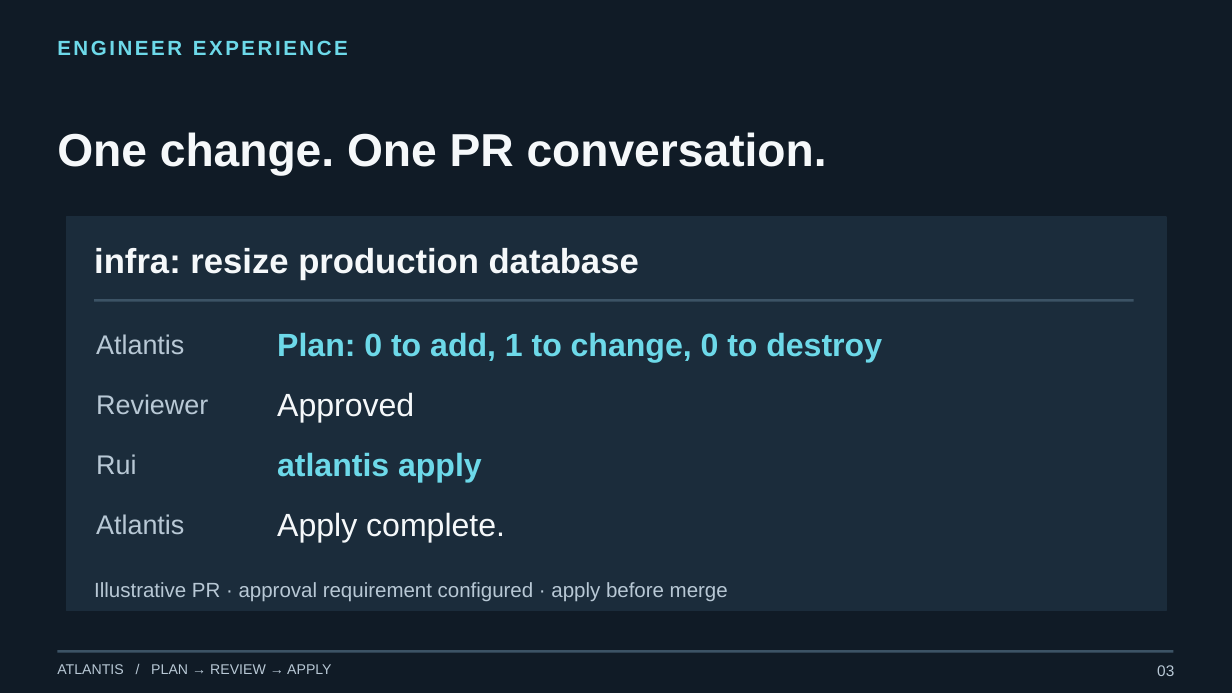
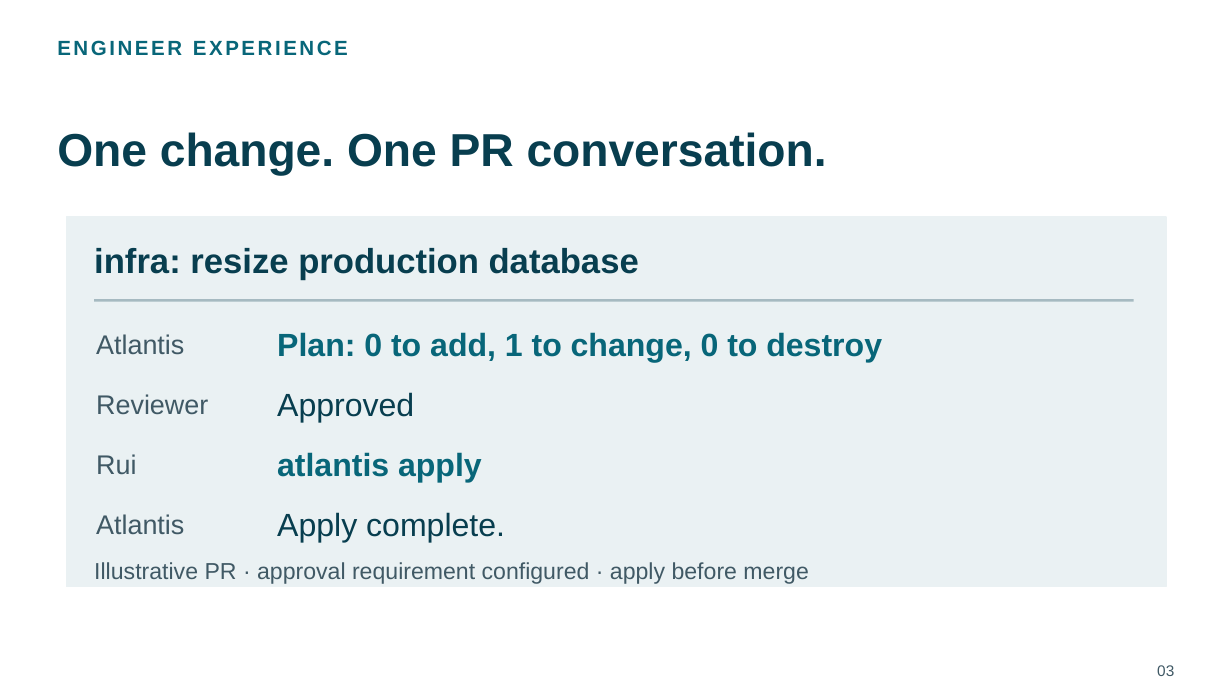
Before and after one commit to chenrui333/atlantis-talk, a slide deck: slide 3 of talks/kubecon-china-2026-atlantis-lightning/slides.pptx. Drawn at 1232x693 pixels with LibreOffice and Linux fonts; fonts in the diff are those of the drawing; background and template pictures are left out. Boxes give left, top, right and bottom in pixels: in the first picture for what was removed or moved away, otherwise in the second. Text is boxed around its words. In the diff, an @@ line names an element or a change of style, - is before the commit and + after.

Commit message:
docs: finalize Atlantis talk with official template and skill QA

```diff
--- a/talks/kubecon-china-2026-atlantis-lightning/slides.pptx
+++ b/talks/kubecon-china-2026-atlantis-lightning/slides.pptx
@@ background #101B26 to #FFFFFF @@
@@ rectangle: place and size @@
-rectangle at [67, 217, 1166, 611]
+rectangle at [67, 217, 1166, 587]
@@ rectangle at [67, 217, 1166, 587]: fill #1B2C3B to #EAF1F3; outline #1B2C3B 1 pt to #EAF1F3 1 pt @@
@@ line (94, 300) - (1134, 300): stroke #3C5365 2 pt to #A6BAC1 2 pt @@
@@ text colour #6DD9E9 to #086679 in 3 elements at [57, 40, 348, 56], [277, 332, 882, 363], [277, 452, 482, 483] @@
@@ text colour #B8C8D5 to #405965 in 5 elements at [1157, 665, 1174, 676], [96, 334, 184, 355], [96, 394, 208, 415], [96, 454, 136, 475], [96, 514, 184, 535] @@
@@ text colour #F5F8FA to #083E4F in 4 elements at [57, 132, 827, 175], [94, 248, 639, 280], [277, 392, 414, 423], [277, 512, 505, 543] @@
@@ text "Illustrative PR · approval requirement ...": place and size @@
-text "Illustrative PR · approval requirement ..." at [94, 582, 728, 602]
+text "Illustrative PR · approval requirement ..." at [94, 562, 808, 584]
@@ text "Illustrative PR · approval requirement ..." at [94, 562, 808, 584]: size 16 to 18 pt, text colour #B8C8D5 to #405965 @@
@@ line removed from (57, 652) to (1174, 652) @@
@@ text removed at [57, 664, 332, 674] @@
-ATLANTIS / PLAN → REVIEW → APPLY
```
Also in this commit, not shown: 4 other slides changed, 20 other files.
